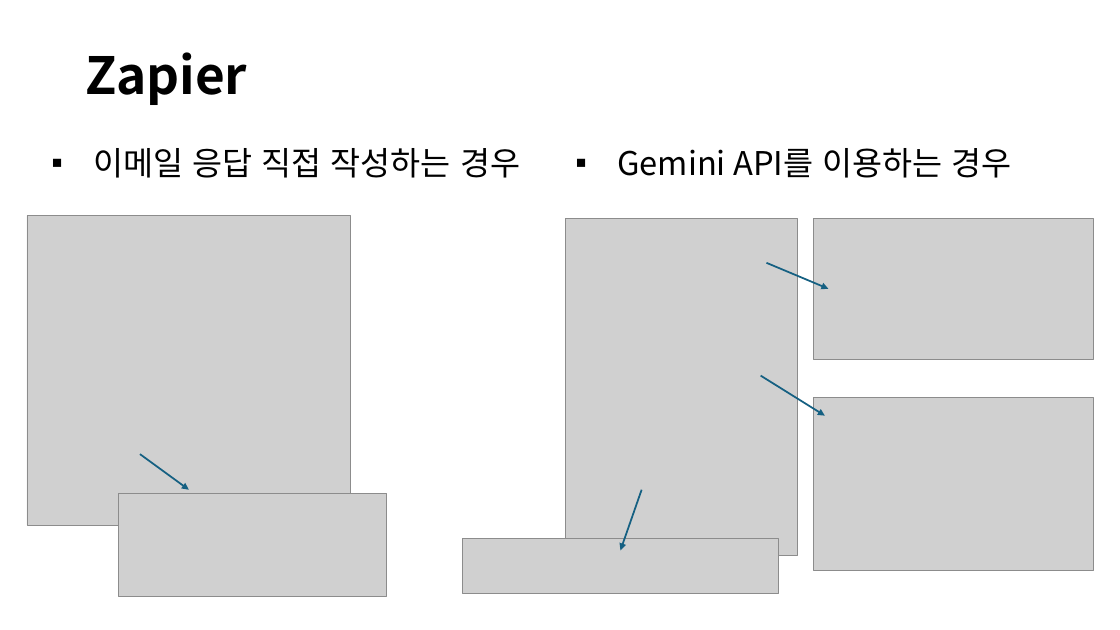
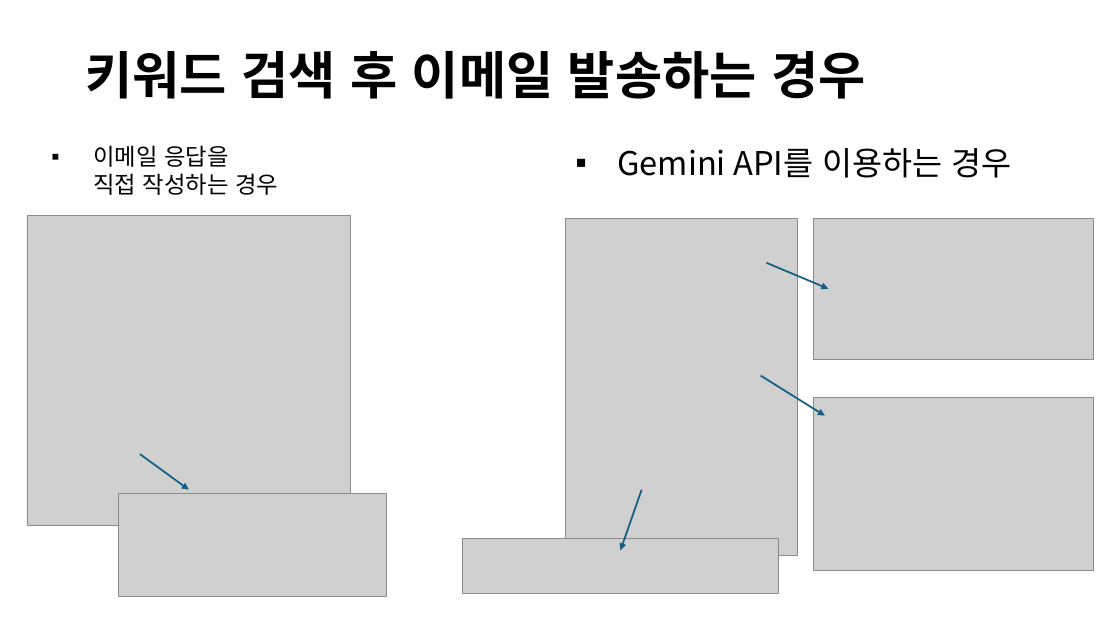
Before and after one commit to denverkim/snw, a slide deck: slide 75 of DAY3_생성형 AI 실무활용.pptx (slide 73 before the commit). Drawn at 1120x630 pixels with LibreOffice and Linux fonts; fonts in the diff are those of the drawing; grey boxes stand for pictures. Boxes give left, top, right and bottom in pixels: in the first picture for what was removed or moved away, otherwise in the second. Text is boxed around its words. In the diff, an @@ line names an element or a change of style, - is before the commit and + after.

```diff
--- a/DAY3_생성형 AI 실무활용.pptx
+++ b/DAY3_생성형 AI 실무활용.pptx
@@ title at box(85, 51, 865, 99): text changed @@
-Zapier
+키워드 검색 후 이메일 발송하는 경우
@@ text at box(93, 145, 279, 195): text changed; size 28 to 20 pt @@
-▪ 이메일 응답 직접 작성하는 경우
+▪ 이메일 응답을
+  직접 작성하는 경우
```
Also in this commit, not shown: 3 other slides changed, 4 slides added, 1 other file.
